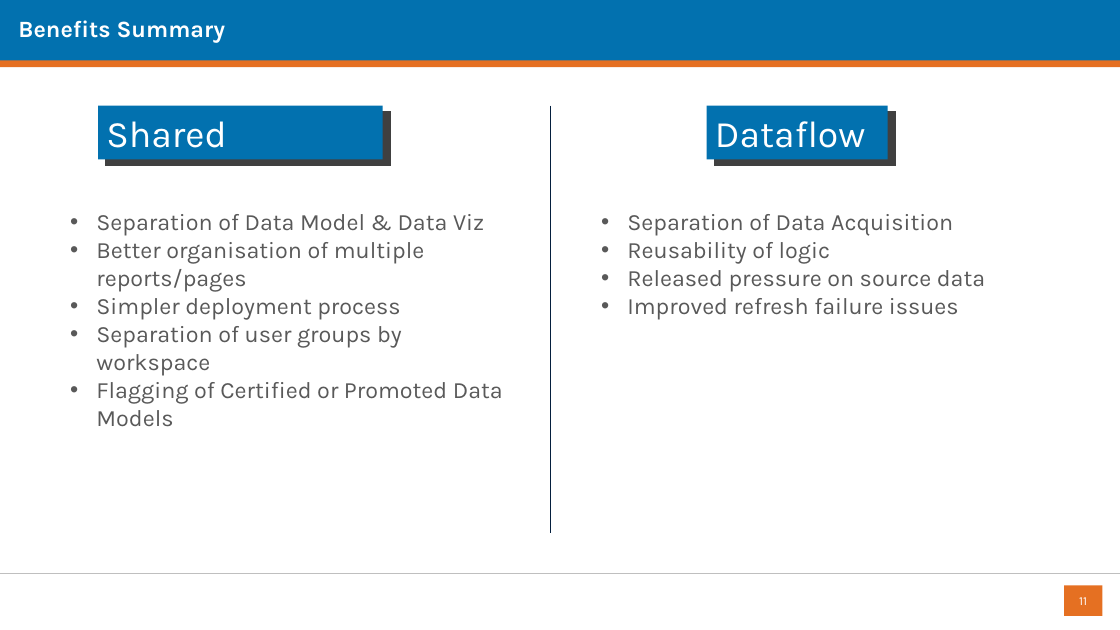
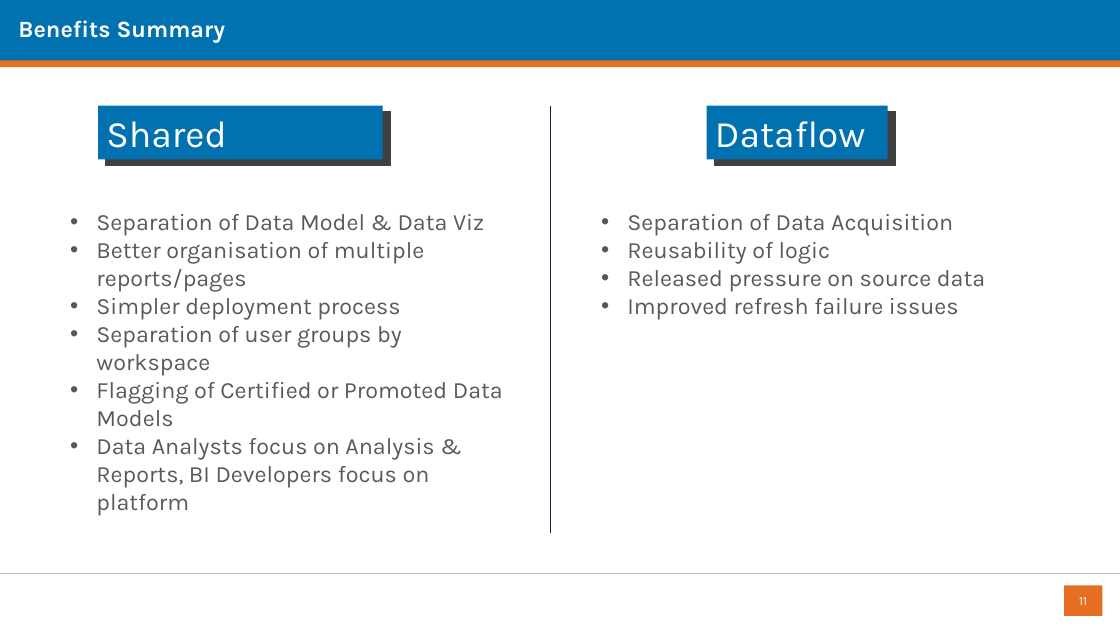
Before and after one commit to datalineo/sessions, a slide deck: slide 11 of Evolve Power BI Architecture/Evolving your Power BI Architecture using Dataflows and Shared Datasets.pptx. Drawn at 1120x630 pixels with LibreOffice and Linux fonts; fonts in the diff are those of the drawing; background and template pictures are left out. Boxes give left, top, right and bottom in pixels: in the first picture for what was removed or moved away, otherwise in the second. Text is boxed around its words. In the diff, an @@ line names an element or a change of style, - is before the commit and + after.

```diff
--- a/Evolve Power BI Architecture/Evolving your Power BI Architecture using Dataflows and Shared Datasets.pptx
+++ b/Evolve Power BI Architecture/Evolving your Power BI Architecture using Dataflows and Shared Datasets.pptx
@@ text at (96, 438, 434, 516): paragraph added @@
+• Data Analysts focus on Analysis & Reports, BI Developers focus on platform
```
Also in this commit, not shown: 11 other files.
